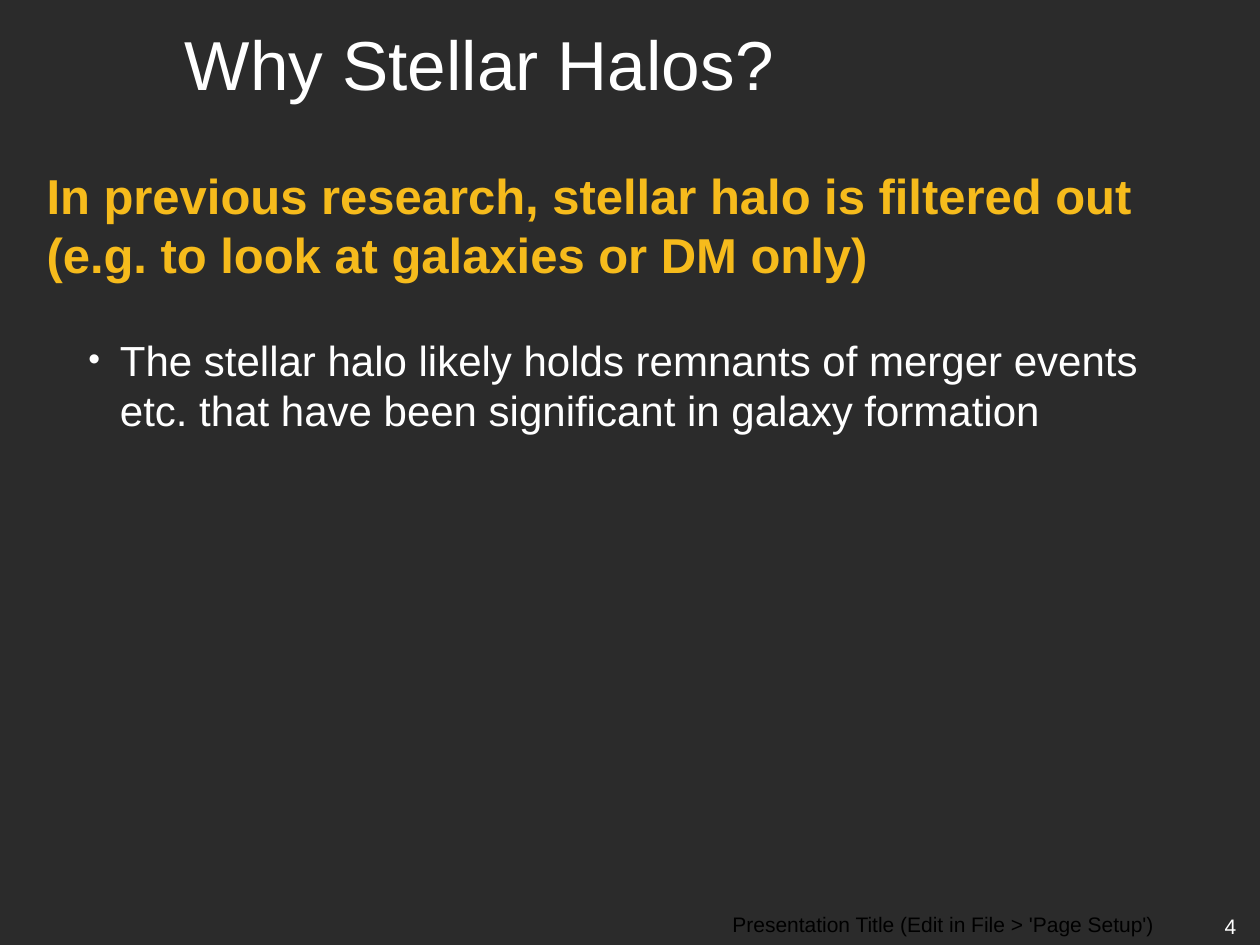
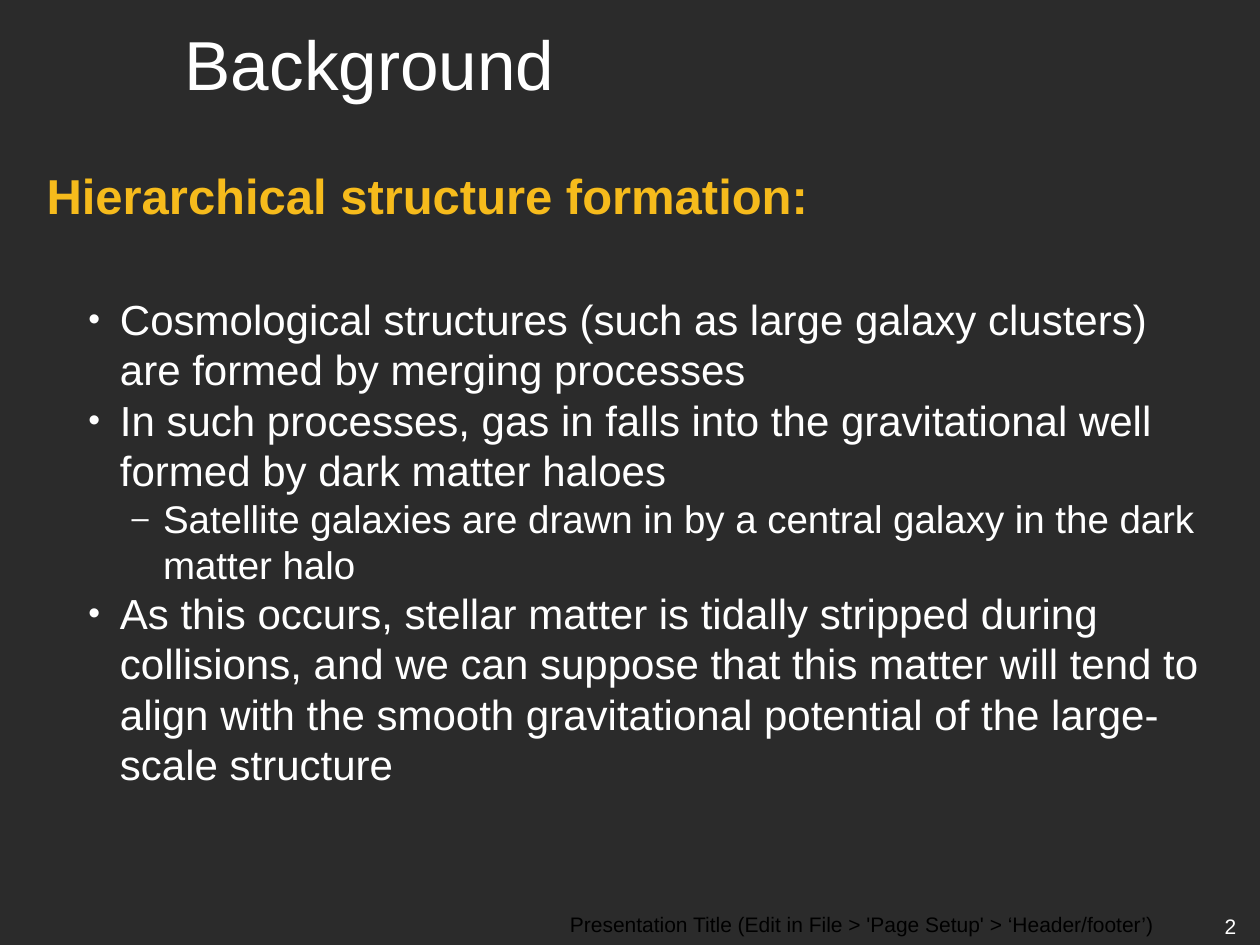
Before and after one commit to emilyhackett/icrar_report, a slide deck: slide 2 of ICRAR-Black-Powerpoint.pptx (slide 4 before the commit). Drawn at 1260x945 pixels with LibreOffice and Linux fonts; fonts in the diff are those of the drawing; background and template pictures are left out; a plain dark background stands for a picture behind light text. Boxes give left, top, right and bottom in pixels: in the first picture for what was removed or moved away, otherwise in the second. Text is boxed around its words. In the diff, an @@ line names an element or a change of style, - is before the commit and + after.

```diff
--- a/ICRAR-Black-Powerpoint.pptx
+++ b/ICRAR-Black-Powerpoint.pptx
@@ title at (185,39,555,103): text changed @@
-Why Stellar Halos?
+Background
@@ text at (47,178,1198,781): text changed @@
-In previous research, stellar halo is filtered out (e.g. to look at galaxies or DM only)
-    • The stellar halo likely holds remnants of merger events etc. that have been significant in galaxy formation
+Hierarchical structure formation:
+    • Cosmological structures (such as large galaxy clusters) are formed by merging processes
+    • In such processes, gas in falls into the gravitational well formed by dark matter haloes
+      – Satellite galaxies are drawn in by a central galaxy in the dark matter halo
+    • As this occurs, stellar matter is tidally stripped during collisions, and we can suppose that this matter will tend to align with the smooth gravitational potential of the large-scale structure
@@ text at (570,917,1153,936): text changed @@
-Presentation Title (Edit in File > 'Page Setup')
+Presentation Title (Edit in File > 'Page Setup' > ‘Header/footer’)
@@ page number at (1225,919,1237,934): text changed @@
-4
+2
```
Also in this commit, not shown: 4 other slides changed, 2 slides removed.
